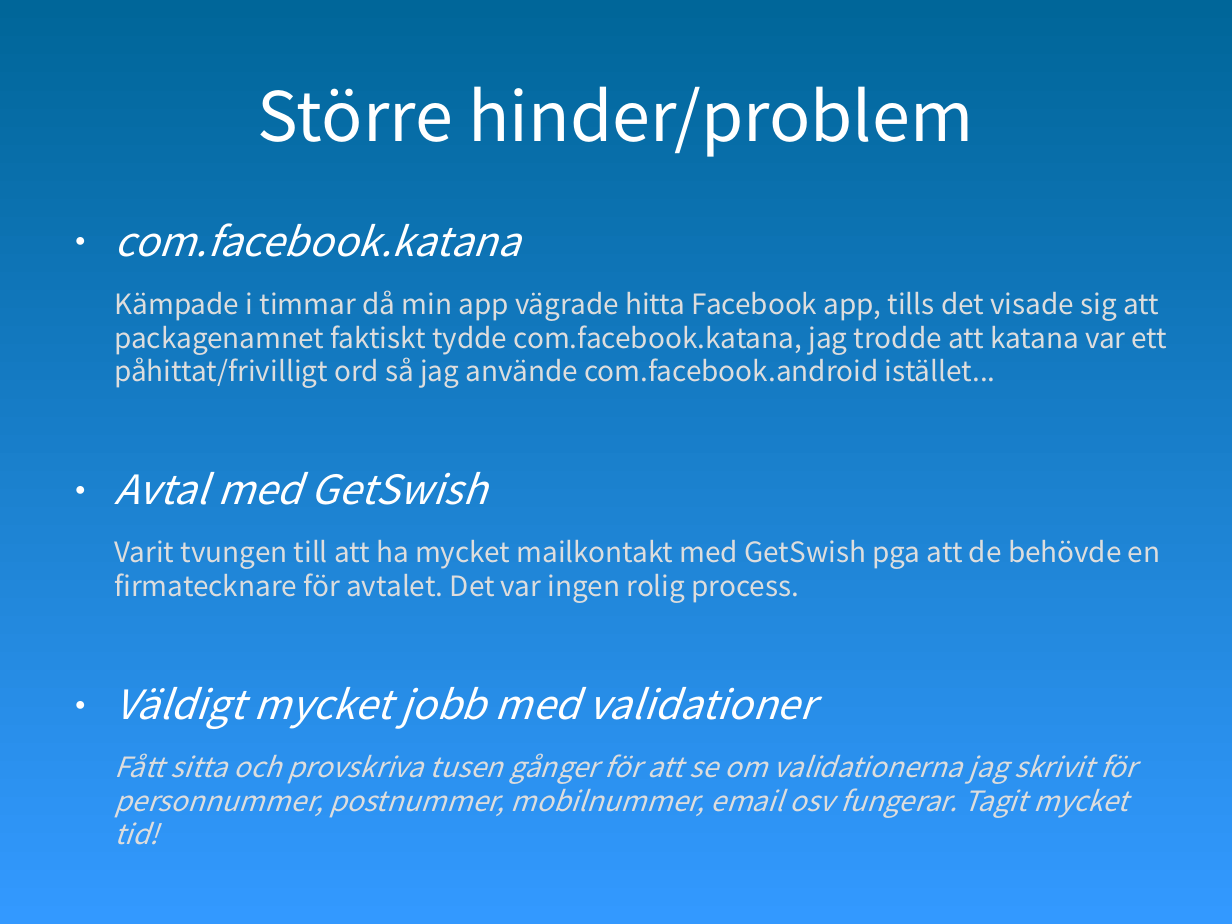
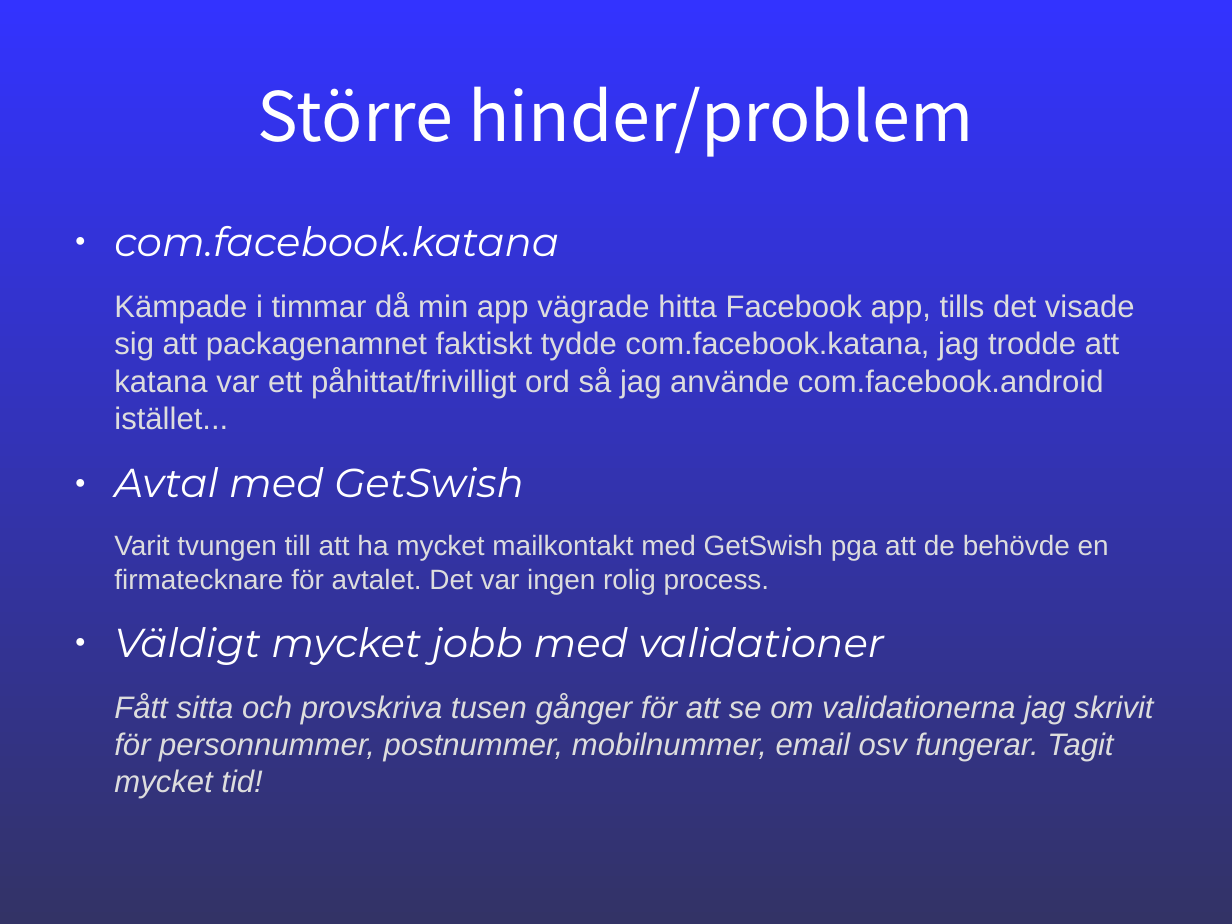
Before and after one commit to Dohmanlechx/SDUR-1.0, a slide deck: slide 4 of documents/Slutredovisning/Slutredovisning.odp. Drawn at 1232x924 pixels with LibreOffice and Linux fonts; fonts in the diff are those of the drawing. Boxes give left, top, right and bottom in pixels: in the first picture for what was removed or moved away, otherwise in the second. Text is boxed around its words. In the diff, an @@ line names an element or a change of style, - is before the commit and + after.

```diff
--- a/documents/Slutredovisning/Slutredovisning.odp
+++ b/documents/Slutredovisning/Slutredovisning.odp
@@ background gradient #3399FF to #006699 to gradient #3333FF to #333366 @@
@@ text "com.facebook.katana" at (x1=114, y1=226, x2=1153, y2=799): font Noto Sans CJK SC to Montserrat in "com.facebook.katana", "Avtal med GetSwish", "Väldigt mycket jobb med validationer"; size 18 to 20 pt in "Kämpade i timmar då min app vägrade ...", "Fått sitta och provskriva tusen gånger för ..."; font Noto Sans CJK SC to Arial in "Kämpade i timmar då min app vägrade ...", "Varit tvungen till att ha mycket mailkontakt ...", "Fått sitta och provskriva tusen gånger för ..." @@
```
Also in this commit, not shown: 5 other slides changed, 2 other files.
